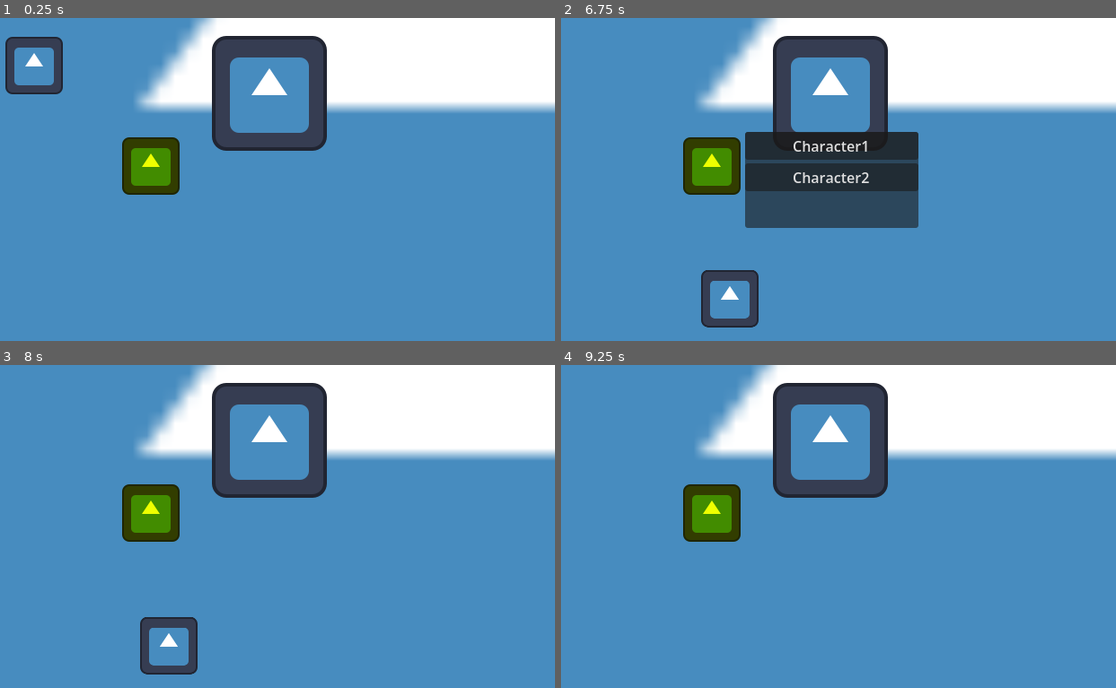
Above: before the commit, frames 1-4 (two rows, left to right).
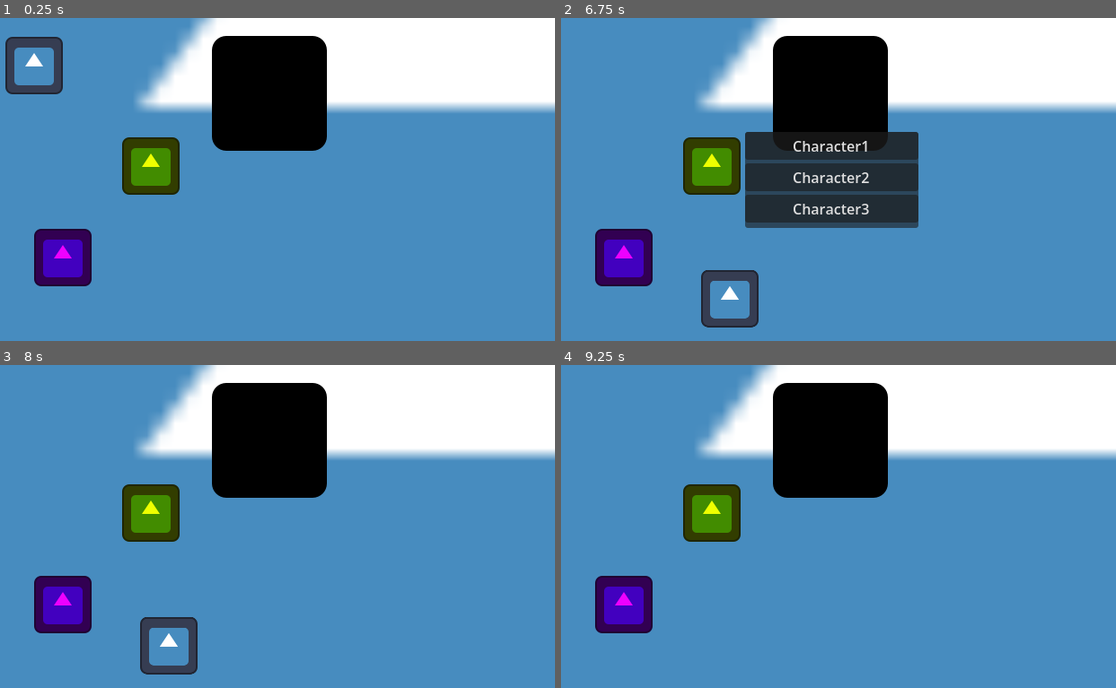
Above: after the commit, the same moments.

Repository: bri-biache/game-off-2026
Game: Godot game, scene res://scenes/test_scene.tscn
Same seed, same stepped clock (60 frames per second), same inputs: the game is played once before the commit and once after it. The engine's default icon, where the game draws it, is replaced by a stand-in: a white triangle on a blue panel in a dark square.
Inputs (mouse positions are in pixels of both pictures, inside the frame that each line leads up to):
- Up to frame 1 (0.25 s): no input
- Up to frame 2 (6.75 s): tap Enter at 0.5 s; hold D (move_right) 0.53-1.28 s; hold Q (quick_party) 0.53-1.28 s; tap Shift (shift) at 0.8, 1.35, 3.05, 4.35, 5.3 s; hold S (move_down) 1.28-2.03 s; tap R (remove_party, bound only after the commit) at 1.55, 3.8, 6.05 s; hold D (move_right) 2.03-2.78 s; hold R (remove_party, bound only after the commit) 2.03-2.78 s; tap Q (quick_party) at 2.3, 4.55, 5.85 s; hold W (move_up) 2.78-3.53 s; tap E (interact) at 2.85 s; tap Space at 3.5 s; hold Q (quick_party) 3.53-4.28 s; hold A (move_left) 3.53-5.03 s; hold S (move_down) 5.03-5.78 s; hold R (remove_party, bound only after the commit) 5.03-5.78 s; hold D (move_right) 5.78-6.53 s; hold W (move_up) from 6.53 s (still down); hold Shift (shift) from 6.53 s (still down)
- Up to frame 3 (8 s): tap Q (quick_party) at 6.8 s; release W (move_up) at 7.25 s; release Shift (shift) at 7.25 s; click (271, 555) at 7.25 s, where only the run after the commit has a clickable "Character3"
- Up to frame 4 (9.25 s): tap Enter at 8 s; hold D (move_right) 8.03-8.78 s; tap R (remove_party, bound only after the commit) at 8.1, 9.05 s; tap Shift (shift) at 8.3 s; hold S (move_down) from 8.78 s (still down); hold E (interact) from 8.78 s (still down)

The runs differ from the first frame. In frame 1, 9.1% of the frame differs, in the area x 6-59%, y 5-84%; in frame 2, 11%, in the area x 6-65%, y 5-84%; in frame 3, 9.1%; in frame 4, 9.1%.

Commit message:
Implement party member removal and improve adding party member logic

Diff:
--- a/project.godot
+++ b/project.godot
@@ -68,6 +68,11 @@
 "events": [Object(InputEventKey,"resource_local_to_scene":false,"resource_name":"","device":-1,"window_id":0,"alt_press …(192 unchanged characters)…
 ]
 }
+remove_party={
+"deadzone": 0.2,
+"events": [Object(InputEventKey,"resource_local_to_scene":false,"resource_name":"","device":-1,"window_id":0,"alt_pressed":false,"shift_pressed":false,"ctrl_pressed":false,"meta_pressed":false,"pressed":false,"keycode":0,"physical_keycode":82,"key_label":0,"unicode":114,"location":0,"echo":false,"script":null)
+]
+}
 
 [layer_names]
 
--- a/scenes/test_scene.tscn
+++ b/scenes/test_scene.tscn
@@ -52,8 +52,13 @@
 collision_mask = 0
 
 [node name="Sprite2D" type="Sprite2D" parent="StaticBody2D" unique_id=215442513]
+modulate = Color(0, 0, 0, 1)
 texture = ExtResource("1_7ddre")
 
 [node name="CollisionShape2D" type="CollisionShape2D" parent="StaticBody2D" unique_id=1552626846]
 position = Vector2(-0.5, -0.5)
 shape = SubResource("RectangleShape2D_b4ekb")
+
+[node name="Character3" parent="." unique_id=599156110 instance=ExtResource("1_g7g4h")]
+modulate = Color(0.9333334, 0, 1, 1)
+position = Vector2(92, 267)
--- a/scripts/character.gd
+++ b/scripts/character.gd
@@ -18,11 +18,11 @@
 func remove_party_member(leaving_member: PlayableCharacter) -> void:
 	party.erase(leaving_member)
 
-func join_party(new_party: Array[PlayableCharacter]) -> void:
+func add_party(new_party: Array[PlayableCharacter]) -> void:
+	print(self)
+	print("is joining")
+	print(new_party)
 	party.append_array(new_party)
 
-func leave_party() -> void:
-	var party_members: Array[PlayableCharacter] = party.duplicate()
-	for character in party_members:
-		character.remove_party_member(self)
+func reset_party() -> void:
 	party = [self]
--- a/scripts/character_manager.gd
+++ b/scripts/character_manager.gd
@@ -47,7 +47,16 @@
 		else:
 			character.set_collision_layer_value(3, true)
 
+func remove_from_parties(member: PlayableCharacter):
+	for character in characters:
+		character.remove_party_member(member)
+	member.reset_party()
+
 func add_party_member(leader: PlayableCharacter, new_member: PlayableCharacter) -> void:
-	new_member.leave_party()
-	new_member.join_party(leader.party)
-	leader.add_party_member(new_member)
+	remove_from_parties(new_member)
+	var leader_party: Array[PlayableCharacter] = leader.party.duplicate()
+	for member in leader_party:
+		print("MEMBER")
+		print(member)
+		member.add_party_member(new_member)
+	new_member.add_party(leader_party)
--- a/scripts/player_controller.gd
+++ b/scripts/player_controller.gd
@@ -32,6 +32,8 @@
 		var collider: Node = character.ray_cast.get_collider()
 		if collider and collider.is_in_group("playable_characters"):
 			character_manager.add_party_member(character, collider)
+	elif event.is_action_pressed("remove_party"):
+		character_manager.remove_from_parties(character)
 
 func _physics_process(_delta: float) -> void:
 	var input_direction: Vector2 = Input.get_vector("move_left", "move_right", "move_up", "move_down")
